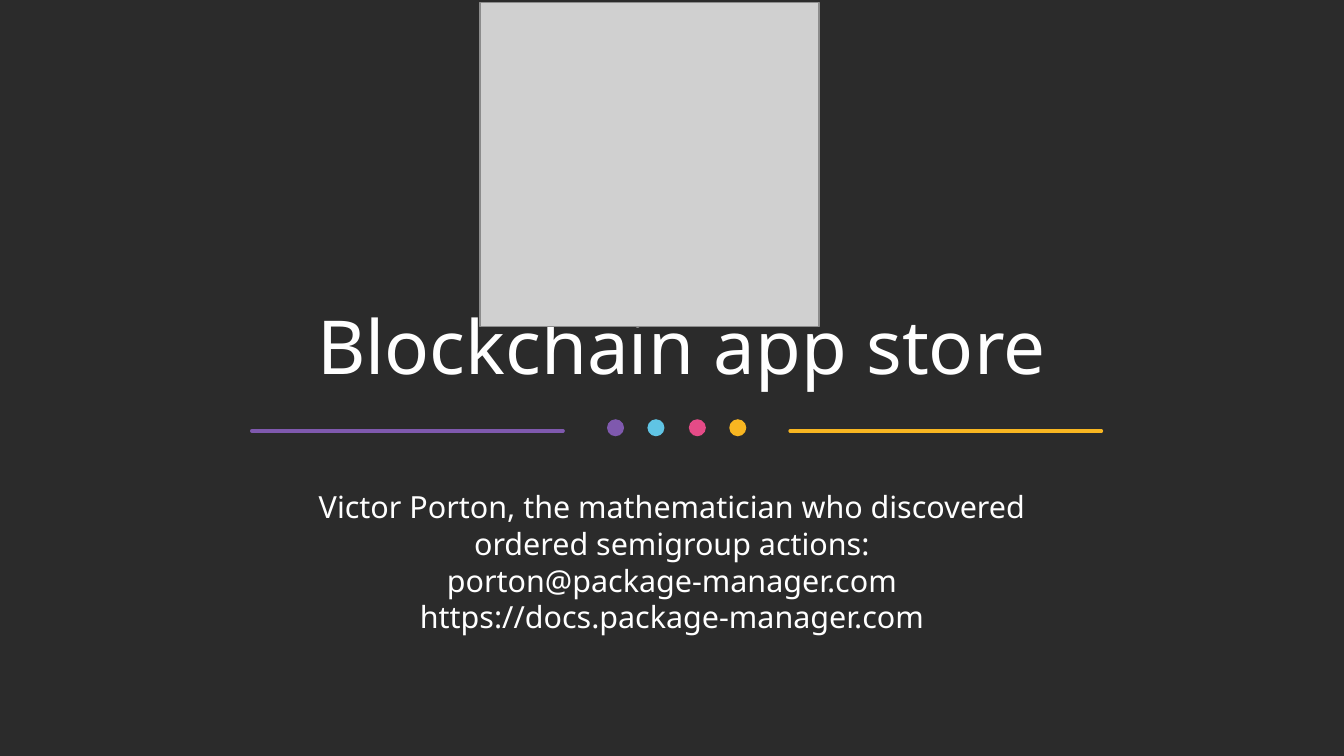
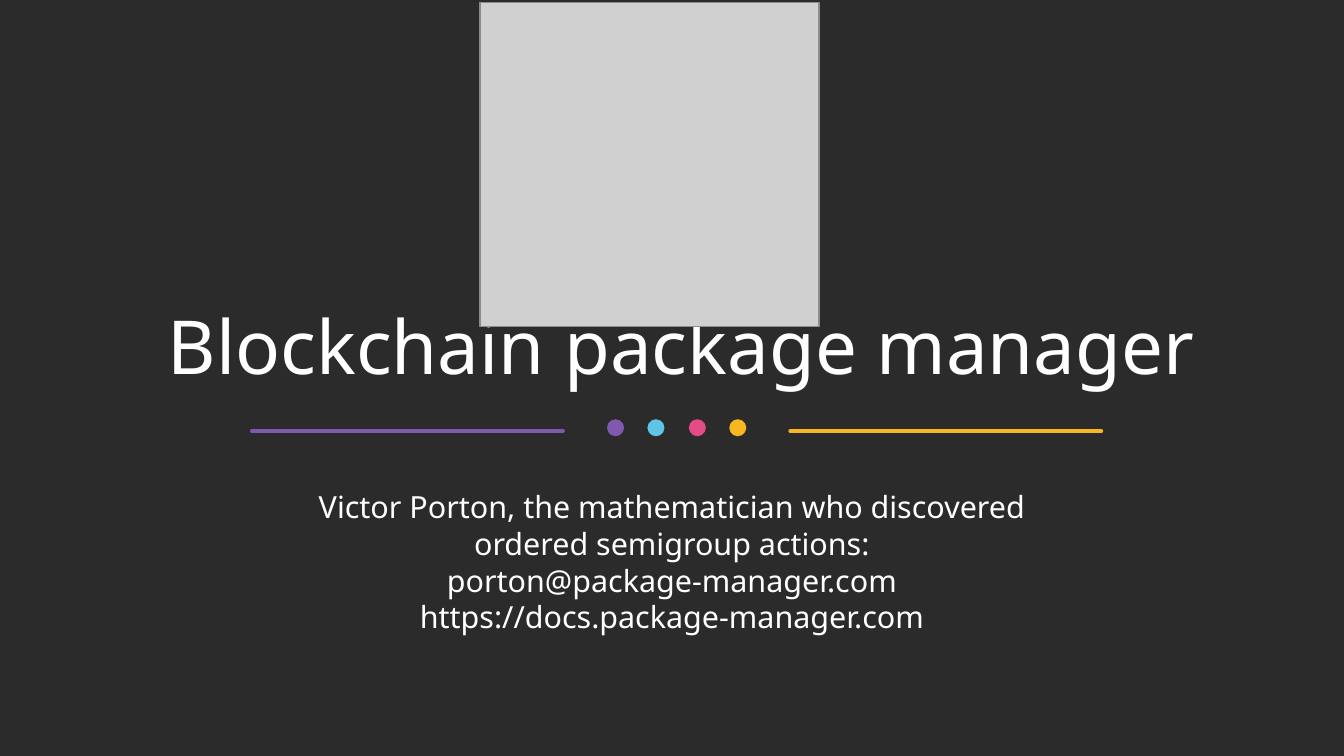
Before and after one commit to vporton/icp-package-manager, a slide deck: slide 1 of docs/shortest-pitchdeck.odp. Drawn at 1344x756 pixels with LibreOffice and Linux fonts; fonts in the diff are those of the drawing; grey boxes stand for pictures; background and template pictures are left out; a plain dark background stands for a picture behind light text. Boxes give left, top, right and bottom in pixels: in the first picture for what was removed or moved away, otherwise in the second. Text is boxed around its words. In the diff, an @@ line names an element or a change of style, - is before the commit and + after.

Commit message:
app store -> package manager

```diff
--- a/docs/shortest-pitchdeck.odp
+++ b/docs/shortest-pitchdeck.odp
@@ title at [168, 305, 1194, 392]: text changed @@
-Blockchain app store
+Blockchain package manager
```
